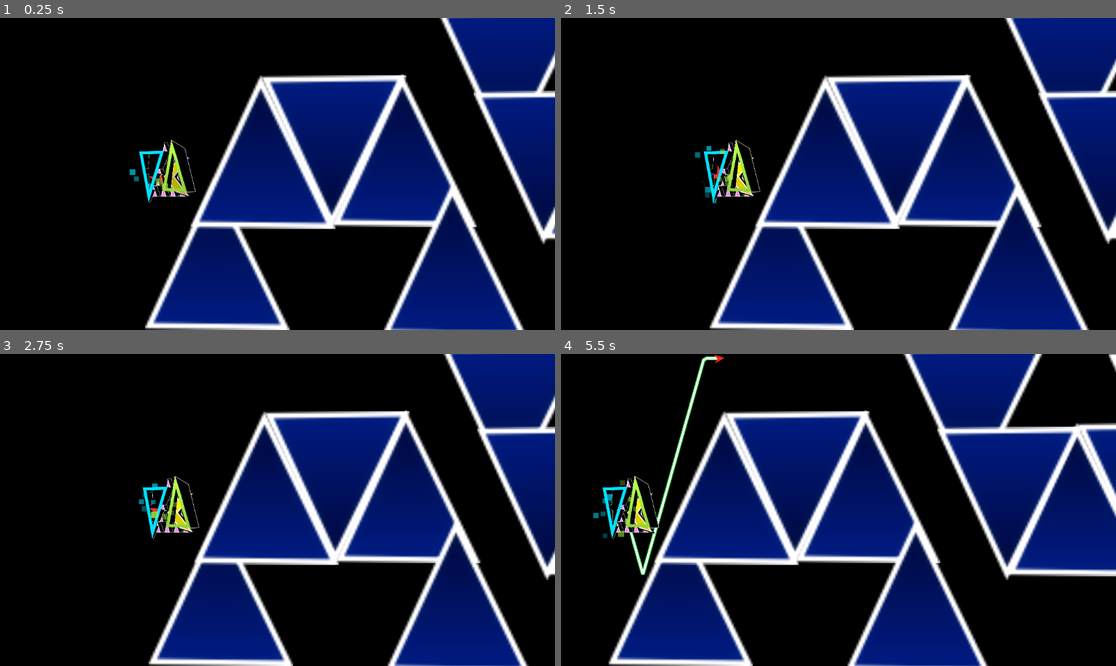
Above: before the commit, frames 1-4 (two rows, left to right).
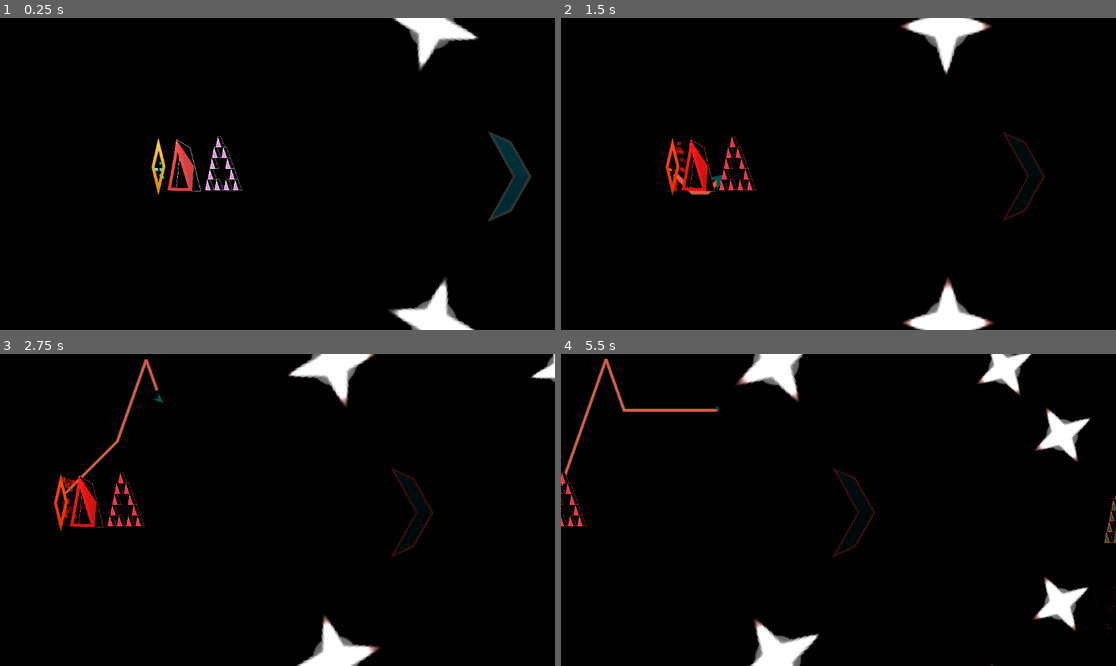
Above: after the commit, the same moments.

Repository: Kosm0-o/waveometry-dash
Game: Godot game, scene res://scenes/game.tscn
The game is run twice, just before and just after one commit, with the same random seed, the same clock (stepped at 60 frames per second) and the same inputs. The project has no main scene, so this scene is started directly.
Inputs (mouse positions are in pixels of both pictures, inside the frame that each line leads up to):
- Up to frame 1 (0.25 s): no input
- Up to frame 2 (1.5 s): tap Enter at 0.5 s; move the mouse to (960, 158) at 0.52 s; hold Right 0.53-1.28 s; hold ` (ldm, bound only after the commit) 0.53-1.28 s; click (960, 158) at 0.67 s; move the mouse to (727, 189) at 1.27 s; hold Down from 1.28 s (still down); click (727, 189) at 1.35 s
- Up to frame 3 (2.75 s): tap ` (ldm, bound only after the commit) at 1.55 s; move the mouse to (333, 441) at 2.02 s; release Down at 2.03 s; hold Right from 2.03 s (still down); hold ` (ldm, bound only after the commit) from 2.03 s (still down)
- Up to frame 4 (5.5 s): move the mouse to (810, 572) at 2.77 s; release Right at 2.78 s; release ` (ldm, bound only after the commit) at 2.78 s; hold Up 2.78-3.53 s; tap Alt at 2.85 s; click (810, 572) at 2.92 s; tap ` (ldm, bound only after the commit) at 3.05, 4.35, 5.3 s; move the mouse to (1005, 556) at 3.52 s; hold ` (ldm, bound only after the commit) 3.53-4.28 s; hold Left 3.53-5.03 s; tap Shift at 3.6 s; move the mouse to (672, 463) at 4.27 s; move the mouse to (866, 510) at 5.02 s; press the mouse at (866, 510) at 5.03 s; hold Down from 5.03 s (still down)

The runs differ from the first frame. In frame 1, 41% of the frame differs, in the area x 23-100%, y 0-100%; in frame 2, 42%; in frame 3, 43%; in frame 4, 53%, in the area x 0-100%, y 0-100%.

Commit message:
finished demo level!
- optimization too

Diff:
--- a/project.godot
+++ b/project.godot
@@ -18,6 +18,10 @@
 
 global="*res://scripts/global.gd"
 
+[display]
+
+window/vsync/vsync_mode=3
+
 [editor_plugins]
 
 enabled=PackedStringArray("res://addons/godot_super-wakatime/plugin.cfg")
@@ -30,6 +34,10 @@
 "res://scripts/": "green"
 }
 
+[global_group]
+
+particles="particles vfx"
+
 [input]
 
 click={
@@ -38,6 +46,11 @@
 , Object(InputEventKey,"resource_local_to_scene":false,"resource_name":"","device":-1,"window_id":0,"alt_pressed":false …(183 unchanged characters)…
 , Object(InputEventKey,"resource_local_to_scene":false,"resource_name":"","device":-1,"window_id":0,"alt_pressed":false …(182 unchanged characters)…
 , Object(InputEventKey,"resource_local_to_scene":false,"resource_name":"","device":-1,"window_id":0,"alt_pressed":false …(186 unchanged characters)…
+]
+}
+ldm={
+"deadzone": 0.2,
+"events": [Object(InputEventKey,"resource_local_to_scene":false,"resource_name":"","device":-1,"window_id":0,"alt_pressed":false,"shift_pressed":false,"ctrl_pressed":false,"meta_pressed":false,"pressed":false,"keycode":0,"physical_keycode":96,"key_label":0,"unicode":96,"location":0,"echo":false,"script":null)
 ]
 }
 
--- a/scenes/dualportal.tscn
+++ b/scenes/dualportal.tscn
@@ -52,7 +52,7 @@
 position = Vector2(-3.5, -1.5)
 shape = SubResource("RectangleShape2D_4shoe")
 
-[node name="particles" type="GPUParticles2D" parent="."]
+[node name="particles" type="GPUParticles2D" parent="." groups=["particles"]]
 modulate = Color(0.882353, 0.545098, 0.0117647, 1)
 position = Vector2(3, 7)
 amount = 12
--- a/scenes/game.tscn
+++ b/scenes/game.tscn
@@ -18,10 +18,9 @@
 [sub_resource type="Environment" id="Environment_trtic"]
 background_mode = 3
 glow_enabled = true
-glow_levels/3 = 0.0
-glow_levels/4 = 0.11
-glow_levels/5 = 0.0
-glow_levels/7 = 0.18
+glow_levels/1 = 0.9
+glow_levels/2 = 2.7
+glow_levels/7 = 0.65
 glow_bloom = 0.11
 glow_blend_mode = 0
 
@@ -31,6 +30,9 @@
 
 [node name="WorldEnvironment" type="WorldEnvironment" parent="."]
 environment = SubResource("Environment_trtic")
+
+[node name="CanvasModulate" type="CanvasModulate" parent="."]
+color = Color(1, 0.353452, 0.322351, 1)
 
 [node name="bg" type="Parallax2D" parent="."]
 repeat_size = Vector2(4000, 2500)
@@ -167,7 +169,21 @@
 size = 2
 
 [node name="sizeportal4" parent="." instance=ExtResource("6_p57ef")]
-position = Vector2(13228, 38)
+position = Vector2(13918, 10)
+
+[node name="sizeportal5" parent="." instance=ExtResource("6_p57ef")]
+position = Vector2(17377, 44)
+size = 0
+
+[node name="sizeportal6" parent="." instance=ExtResource("6_p57ef")]
+position = Vector2(22044, 65)
+
+[node name="sizeportal7" parent="." instance=ExtResource("6_p57ef")]
+position = Vector2(27714, -45)
+size = 0
+
+[node name="sizeportal8" parent="." instance=ExtResource("6_p57ef")]
+position = Vector2(30018, 23)
 
 [node name="sizeportal2" parent="." instance=ExtResource("6_p57ef")]
 position = Vector2(4118, 587)
@@ -184,6 +200,36 @@
 position = Vector2(11379, 16)
 speed = 5
 
+[node name="SpeedPortal6" parent="." instance=ExtResource("7_u5sy4")]
+position = Vector2(15329, 13)
+speed = 0
+
+[node name="SpeedPortal10" parent="." instance=ExtResource("7_u5sy4")]
+position = Vector2(15653, 13)
+
+[node name="SpeedPortal11" parent="." instance=ExtResource("7_u5sy4")]
+position = Vector2(20438, 48)
+
+[node name="SpeedPortal12" parent="." instance=ExtResource("7_u5sy4")]
+position = Vector2(23408, -233)
+speed = 0
+
+[node name="SpeedPortal13" parent="." instance=ExtResource("7_u5sy4")]
+position = Vector2(28898, 10)
+scale = Vector2(4.055, 4.055)
+
+[node name="SpeedPortal7" parent="." instance=ExtResource("7_u5sy4")]
+position = Vector2(16015, 24)
+speed = 2
+
+[node name="SpeedPortal8" parent="." instance=ExtResource("7_u5sy4")]
+position = Vector2(16533, 21)
+speed = 3
+
+[node name="SpeedPortal9" parent="." instance=ExtResource("7_u5sy4")]
+position = Vector2(17180, 32)
+speed = 4
+
 [node name="SpeedPortal5" parent="." instance=ExtResource("7_u5sy4")]
 position = Vector2(10657, 5)
 speed = 3
@@ -313,10 +359,121 @@
 position = Vector2(13561, 456)
 scale = Vector2(2.675, 2.675)
 
+[node name="45DegSpike25" parent="." instance=ExtResource("9_vtaks")]
+position = Vector2(16219, -549)
+scale = Vector2(2.675, 2.675)
+
 [node name="45DegSpike24" parent="." instance=ExtResource("9_vtaks")]
 position = Vector2(13672, -381)
 rotation = 3.14159
 scale = Vector2(2.675, 2.675)
+
+[node name="45DegSpike26" parent="." instance=ExtResource("9_vtaks")]
+position = Vector2(16292, 589)
+rotation = 3.14159
+scale = Vector2(2.675, 2.675)
+
+[node name="45DegSpike27" parent="." instance=ExtResource("9_vtaks")]
+position = Vector2(17123, -698)
+scale = Vector2(2.675, 2.675)
+
+[node name="45DegSpike28" parent="." instance=ExtResource("9_vtaks")]
+position = Vector2(17196, 810)
+rotation = 3.14159
+scale = Vector2(2.675, 2.675)
+
+[node name="45DegSpike29" parent="." instance=ExtResource("9_vtaks")]
+position = Vector2(17843, 559)
+scale = Vector2(2.675, 2.675)
+
+[node name="45DegSpike30" parent="." instance=ExtResource("9_vtaks")]
+position = Vector2(17917, -375)
+rotation = 3.14159
+scale = Vector2(2.675, 2.675)
+
+[node name="45DegSpike34" parent="." instance=ExtResource("9_vtaks")]
+position = Vector2(22695, 153)
+scale = Vector2(2.675, 2.675)
+
+[node name="45DegSpike35" parent="." instance=ExtResource("9_vtaks")]
+position = Vector2(23117, 42)
+scale = Vector2(2.675, 2.675)
+
+[node name="45DegSpike33" parent="." instance=ExtResource("9_vtaks")]
+position = Vector2(22493, -712)
+scale = Vector2(2.675, 2.675)
+
+[node name="45DegSpike36" parent="." instance=ExtResource("9_vtaks")]
+position = Vector2(23239, -705)
+scale = Vector2(2.675, 2.675)
+
+[node name="45DegSpike32" parent="." instance=ExtResource("9_vtaks")]
+position = Vector2(22527, 512)
+rotation = 3.14159
+scale = Vector2(2.675, 2.675)
+
+[node name="45DegSpike37" parent="." instance=ExtResource("9_vtaks")]
+position = Vector2(30529, 285)
+scale = Vector2(1.565, 1.565)
+
+[node name="45DegSpike45" parent="." instance=ExtResource("9_vtaks")]
+position = Vector2(30149, 338)
+scale = Vector2(1.565, 1.565)
+
+[node name="45DegSpike38" parent="." instance=ExtResource("9_vtaks")]
+position = Vector2(30316, -484)
+rotation = 3.14159
+scale = Vector2(1.565, 1.565)
+
+[node name="45DegSpike39" parent="." instance=ExtResource("9_vtaks")]
+position = Vector2(30987, 133)
+scale = Vector2(1.565, 1.565)
+
+[node name="45DegSpike40" parent="." instance=ExtResource("9_vtaks")]
+position = Vector2(30796, -378)
+rotation = 3.14159
+scale = Vector2(1.565, 1.565)
+
+[node name="45DegSpike41" parent="." instance=ExtResource("9_vtaks")]
+position = Vector2(31510, 80)
+scale = Vector2(1.565, 1.565)
+
+[node name="45DegSpike42" parent="." instance=ExtResource("9_vtaks")]
+position = Vector2(31281, -303)
+rotation = 3.14159
+scale = Vector2(1.565, 1.565)
+
+[node name="45DegSpike43" parent="." instance=ExtResource("9_vtaks")]
+position = Vector2(32012, 92)
+scale = Vector2(1.565, 1.565)
+
+[node name="45DegSpike44" parent="." instance=ExtResource("9_vtaks")]
+position = Vector2(31833, -304)
+rotation = 3.14159
+scale = Vector2(1.565, 1.565)
+
+[node name="45DegSpike46" parent="." instance=ExtResource("9_vtaks")]
+position = Vector2(32500, 75.0001)
+scale = Vector2(1.565, 1.565)
+
+[node name="45DegSpike47" parent="." instance=ExtResource("9_vtaks")]
+position = Vector2(32271, -308)
+rotation = 3.14159
+scale = Vector2(1.565, 1.565)
+
+[node name="45DegSpike48" parent="." instance=ExtResource("9_vtaks")]
+position = Vector2(33002, 87.0001)
+scale = Vector2(1.565, 1.565)
+
+[node name="45DegSpike49" parent="." instance=ExtResource("9_vtaks")]
+position = Vector2(32823, -309)
+rotation = 3.14159
+scale = Vector2(1.565, 1.565)
+
+[node name="45DegSpike50" parent="." instance=ExtResource("9_vtaks")]
+position = Vector2(33324, -288)
+rotation = 3.14159
+scale = Vector2(1.565, 1.565)
 
 [node name="TimMonster3" parent="." instance=ExtResource("10_kvpfn")]
 position = Vector2(10074, -989)
@@ -354,6 +511,13 @@
 position = Vector2(13755, 37)
 gravity = 2
 
+[node name="gravityportal12" parent="." instance=ExtResource("11_kvpfn")]
+position = Vector2(23501, -235)
+gravity = 0
+
+[node name="gravityportal13" parent="." instance=ExtResource("11_kvpfn")]
+position = Vector2(24203, 125)
+
 [node name="gamemodeportal" parent="." instance=ExtResource("8_gee14")]
 position = Vector2(7495, 480)
 gamemode = 2
@@ -363,7 +527,19 @@
 gamemode = 0
 
 [node name="gamemodeportal4" parent="." instance=ExtResource("8_gee14")]
-position = Vector2(13911, 15)
+position = Vector2(13911, 22)
+
+[node name="gamemodeportal6" parent="." instance=ExtResource("8_gee14")]
+position = Vector2(20430, 22)
+gamemode = 2
+
+[node name="gamemodeportal7" parent="." instance=ExtResource("8_gee14")]
+position = Vector2(27550, -43)
+gamemode = 3
+
+[node name="gamemodeportal8" parent="." instance=ExtResource("8_gee14")]
+position = Vector2(30178, 9)
+gamemode = 0
 
 [node name="SpeedPortal4" parent="." instance=ExtResource("7_u5sy4")]
 position = Vector2(10251, 388)
@@ -381,7 +557,8 @@
 target_group_id = 1
 
 [node name="teleportal5" parent="." instance=ExtResource("13_kvuet")]
-position = Vector2(11156, 364)
+position = Vector2(11191, 370)
+scale = Vector2(1.345, 1.345)
 target_group_id = 2
 
 [node name="teleportal2" parent="." instance=ExtResource("13_kvuet")]
@@ -401,34 +578,124 @@
 group_id = 2
 flipped = true
 
+[node name="teleportal7" parent="." instance=ExtResource("13_kvuet")]
+position = Vector2(17623, 66)
+scale = Vector2(4.585, 4.585)
+target_group_id = 3
+
+[node name="teleportal9" parent="." instance=ExtResource("13_kvuet")]
+position = Vector2(24899, -150)
+scale = Vector2(1.84, 1.84)
+target_group_id = 4
+
+[node name="teleportal8" parent="." instance=ExtResource("13_kvuet")]
+position = Vector2(20297, 35)
+portal = 1
+group_id = 3
+flipped = true
+
+[node name="teleportal10" parent="." instance=ExtResource("13_kvuet")]
+position = Vector2(27422, -30)
+portal = 1
+group_id = 4
+flipped = true
+
+[node name="teleportal11" parent="." instance=ExtResource("13_kvuet")]
+position = Vector2(33271, 16)
+target_group_id = 5
+
+[node name="teleportal12" parent="." instance=ExtResource("13_kvuet")]
+position = Vector2(35999, -5)
+portal = 1
+group_id = 5
+flipped = true
+
 [node name="saw3" parent="." instance=ExtResource("15_ir15t")]
-position = Vector2(14242, 435)
+position = Vector2(14252, 684)
 scale = Vector2(5.585, 5.585)
 
 [node name="saw4" parent="." instance=ExtResource("15_ir15t")]
-position = Vector2(14707, 478)
+position = Vector2(14717, 727)
 scale = Vector2(5.585, 5.585)
 
 [node name="saw5" parent="." instance=ExtResource("15_ir15t")]
-position = Vector2(15207, 540)
+position = Vector2(15217, 789)
+scale = Vector2(5.585, 5.585)
+
+[node name="saw10" parent="." instance=ExtResource("15_ir15t")]
+position = Vector2(15513, 513)
 scale = Vector2(5.585, 5.585)
 
 [node name="saw6" parent="." instance=ExtResource("15_ir15t")]
-position = Vector2(14270, -350)
+position = Vector2(14263, -626)
 scale = Vector2(5.585, 5.585)
 
 [node name="saw7" parent="." instance=ExtResource("15_ir15t")]
-position = Vector2(14769, -390)
+position = Vector2(14762, -666)
+scale = Vector2(5.585, 5.585)
+
+[node name="saw11" parent="." instance=ExtResource("15_ir15t")]
+position = Vector2(28577, -613)
+scale = Vector2(8.14, 8.14)
+
+[node name="saw12" parent="." instance=ExtResource("15_ir15t")]
+position = Vector2(28585, 618)
+scale = Vector2(8.14, 8.14)
+
+[node name="saw14" parent="." instance=ExtResource("15_ir15t")]
+position = Vector2(29537, 756)
+scale = Vector2(5.585, 5.585)
+
+[node name="saw15" parent="." instance=ExtResource("15_ir15t")]
+position = Vector2(29757, 391)
+scale = Vector2(5.585, 5.585)
+
+[node name="saw16" parent="." instance=ExtResource("15_ir15t")]
+position = Vector2(29765, -311)
+scale = Vector2(5.585, 5.585)
+
+[node name="saw17" parent="." instance=ExtResource("15_ir15t")]
+position = Vector2(29526, -588)
 scale = Vector2(5.585, 5.585)
 
 [node name="saw8" parent="." instance=ExtResource("15_ir15t")]
-position = Vector2(15256, -477)
-scale = Vector2(5.585, 5.585)
+position = Vector2(15249, -753)
+scale = Vector2(5.585, 5.585)
+
+[node name="saw9" parent="." instance=ExtResource("15_ir15t")]
+position = Vector2(15484, -459)
+scale = Vector2(5.585, 5.585)
+
+[node name="Spike13" parent="." instance=ExtResource("5_iywne")]
+position = Vector2(21164, 347)
+scale = Vector2(8.95, 8.95)
+
+[node name="Spike18" parent="." instance=ExtResource("5_iywne")]
+position = Vector2(21312, 22)
+scale = Vector2(8.95, 8.95)
+
+[node name="Spike19" parent="." instance=ExtResource("5_iywne")]
+position = Vector2(24182, -352)
+rotation = 3.14159
+scale = Vector2(22.06, 8.95)
+
+[node name="Spike24" parent="." instance=ExtResource("5_iywne")]
+position = Vector2(25036, 356)
+scale = Vector2(22.06, 8.95)
 
 [node name="CeilingRefernce" parent="." instance=ExtResource("5_iywne")]
-position = Vector2(15807, -366)
+position = Vector2(38671, -385)
 scale = Vector2(8.95, -8.95)
 
 [node name="Floor Reference" parent="." instance=ExtResource("5_iywne")]
-position = Vector2(15810, 358)
-scale = Vector2(8.95, 8.95)
+position = Vector2(38674, 339)
+scale = Vector2(8.95, 8.95)
+
+[node name="winmsg" type="Label" parent="."]
+offset_left = 36216.0
+offset_top = -171.0
+offset_right = 37647.0
+offset_bottom = 218.0
+theme_override_font_sizes/font_size = 141
+text = "YOU WIN!
+Thanks for DEMOing!"
--- a/scenes/gamemodeportal.tscn
+++ b/scenes/gamemodeportal.tscn
@@ -54,7 +54,7 @@
 position = Vector2(-3.5, 2.5)
 shape = SubResource("RectangleShape2D_4shoe")
 
-[node name="particles" type="GPUParticles2D" parent="."]
+[node name="particles" type="GPUParticles2D" parent="." groups=["particles"]]
 modulate = Color(0.933333, 0.278431, 0.278431, 1)
 position = Vector2(-24, 30)
 texture = ExtResource("3_j7xi8")
--- a/scenes/gravityportal.tscn
+++ b/scenes/gravityportal.tscn
@@ -55,7 +55,7 @@
 position = Vector2(-3.5, 2.5)
 shape = SubResource("RectangleShape2D_4shoe")
 
-[node name="particles" type="GPUParticles2D" parent="."]
+[node name="particles" type="GPUParticles2D" parent="." groups=["particles"]]
 modulate = Color(0.0352941, 0.980392, 0, 1)
 position = Vector2(-14, 5)
 texture = ExtResource("3_e1bu2")
--- a/scenes/mirrorportal.tscn
+++ b/scenes/mirrorportal.tscn
@@ -52,7 +52,7 @@
 position = Vector2(-3.5, 2.5)
 shape = SubResource("RectangleShape2D_4shoe")
 
-[node name="particles" type="GPUParticles2D" parent="."]
+[node name="particles" type="GPUParticles2D" parent="." groups=["particles"]]
 modulate = Color(0.882353, 0.545098, 0.0117647, 1)
 position = Vector2(-23, 36)
 texture = ExtResource("3_wsa65")
--- a/scenes/player.tscn
+++ b/scenes/player.tscn
@@ -33,7 +33,7 @@
 [node name="shape" type="Polygon2D" parent="."]
 position = Vector2(-25, 0)
 scale = Vector2(0.5, 0.5)
-color = Color(1, 0.151344, 0.108333, 1)
+color = Color(0, 0.907882, 0.95293, 1)
 invert_border = 0.1
 polygon = PackedVector2Array(100, 0, -40, -60, 0, 0, -40, 60)
 
--- a/scenes/saw.tscn
+++ b/scenes/saw.tscn
@@ -19,6 +19,7 @@
 [node name="saw" type="Area2D"]
 collision_layer = 4
 script = ExtResource("1_kprxg")
+saw = true
 
 [node name="PointLight2D" type="PointLight2D" parent="."]
 position = Vector2(5, 1)
--- a/scenes/teleportal.tscn
+++ b/scenes/teleportal.tscn
@@ -54,7 +54,7 @@
 position = Vector2(-3.5, -1.5)
 shape = SubResource("RectangleShape2D_4shoe")
 
-[node name="particles" type="GPUParticles2D" parent="."]
+[node name="particles" type="GPUParticles2D" parent="." groups=["particles"]]
 modulate = Color(0.882353, 0.545098, 0.0117647, 1)
 position = Vector2(-27, 0)
 amount = 20
--- a/scripts/gamemanager.gd
+++ b/scripts/gamemanager.gd
@@ -4,5 +4,24 @@
 @onready var cam: Camera2D = $Camera2D
 @onready var players: Node2D = $players
 
+
 func _process(delta: float) -> void:
 	cam.global_position.x = player.global_position.x + 500
+	if global.lowdetailmode and not global.complete_details:
+		Engine.max_fps = 60
+		$WorldEnvironment.environment.glow_enabled = false
+		$CanvasModulate.color = Color.WHITE
+		for pr in get_tree().get_nodes_in_group("particles"):
+			if pr is GPUParticles2D:
+				pr.emitting = false
+				pr.hide()
+		global.complete_details = true
+	elif not global.lowdetailmode and not global.complete_details:
+		Engine.max_fps = 0
+		$WorldEnvironment.environment.glow_enabled = true
+		$CanvasModulate.color = Color("#ff5a52")
+		for pr in get_tree().get_nodes_in_group("particles"):
+			if pr is GPUParticles2D:
+				pr.emitting = true
+				pr.show()
+		global.complete_details = true
--- a/scripts/gamemodeportal.gd
+++ b/scripts/gamemodeportal.gd
@@ -23,17 +23,17 @@
 	match gamemode:
 		GAMEMODES.NORMAL:
 			area.flux = false
-			area.stairsmaster.active = false
-			area.ricochet.active = false
+			area.stairsmaster = {"active": false, "fall": false, "holding": 0, "stopframes": 10}
+			area.ricochet = {"active": false, "falling": false}
 		GAMEMODES.FLUX:
 			area.flux = true
-			area.stairsmaster.active = false
-			area.ricochet.active = false
+			area.stairsmaster = {"active": false, "fall": false, "holding": 0, "stopframes": 10}
+			area.ricochet = {"active": false, "falling": false}
 		GAMEMODES.STAIRSMASTER:
 			area.flux = false
-			area.stairsmaster.active = true
-			area.ricochet.active = false
+			area.stairsmaster = {"active": true, "fall": false, "holding": 0, "stopframes": 10}
+			area.ricochet = {"active": false, "falling": false}
 		GAMEMODES.RICOCHET:
 			area.flux = false
-			area.stairsmaster.active = false
-			area.ricochet.active = true
+			area.stairsmaster = {"active": false, "fall": false, "holding": 0, "stopframes": 10}
+			area.ricochet = {"active": true, "falling": false}
--- a/scripts/global.gd
+++ b/scripts/global.gd
@@ -5,6 +5,8 @@
 var exit_teleportals : Array[Teleportal] = []
 var players : Array = []
 var bounds : float = 630
+var lowdetailmode : bool = true
+var complete_details : bool = false
 
 # remember to change portal sprites in to 2 parts, front and back, for entering through illusion
 
@@ -12,3 +14,8 @@
 	var pnode = get_tree().current_scene.get_node("players")
 	if is_instance_valid(pnode):
 		players = pnode.get_children()
+
+func _input(event: InputEvent) -> void:
+	if event.is_action_pressed("ldm"):
+		lowdetailmode = not lowdetailmode
+		complete_details = false
--- a/scripts/player.gd
+++ b/scripts/player.gd
@@ -72,11 +72,11 @@
 		scale = Vector2(1,1)
 	elif abs(angle) == 15:
 		position.x += speed * speedmod * delta
-		position.y += (sin(15) / base) * speed * dir * speedmod * 0.8 * delta
+		position.y += (sin(15) / base) * speed * dir * speedmod * 1.0 * delta #og 0.8
 		scale = Vector2(1.55,1.55)
 	else:
 		position.x += speed * speedmod * delta
-		position.y += (sin(67.5) / base) * speed * dir * speedmod * -2.5 * delta
+		position.y += (sin(67.5) / base) * speed * dir * speedmod * -2 * delta #og -2.5
 		scale = Vector2(0.6,0.6)
 
 	var ycheck : bool = position.y > -global.bounds and position.y < global.bounds
@@ -94,9 +94,9 @@
 		trail_node.queue_free()
 		queue_free()
 	$atsol.stop()
-	$atsol.play()
+	$atsol.play(20.0)
 	ogspeedmod = 1
 	speedmod = 1
 	angle = 45
-	global_position = Vector2.ZERO
+	global_position = Vector2(27422.0, -30.0)#Vector2.ZERO
 	trail_node.clear_points()
--- a/scripts/speed_portal.gd
+++ b/scripts/speed_portal.gd
@@ -42,7 +42,7 @@
 	else:
 		for p in global.players:
 			p.speedmod = speedinfo[speed]["speedmod"]
-		await get_tree().create_timer(0.35).timeout
+		await get_tree().create_timer(0.25).timeout
 		for p in global.players:
 			print(p.name)
 			var tween = create_tween().set_ease(Tween.EASE_IN).set_trans(Tween.TRANS_EXPO)
